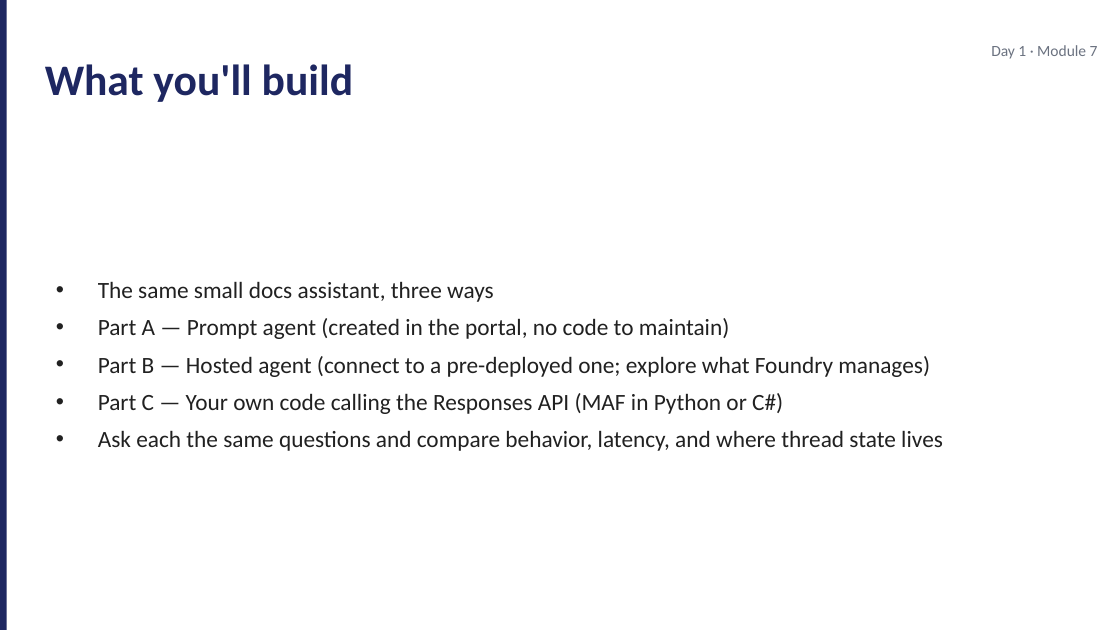
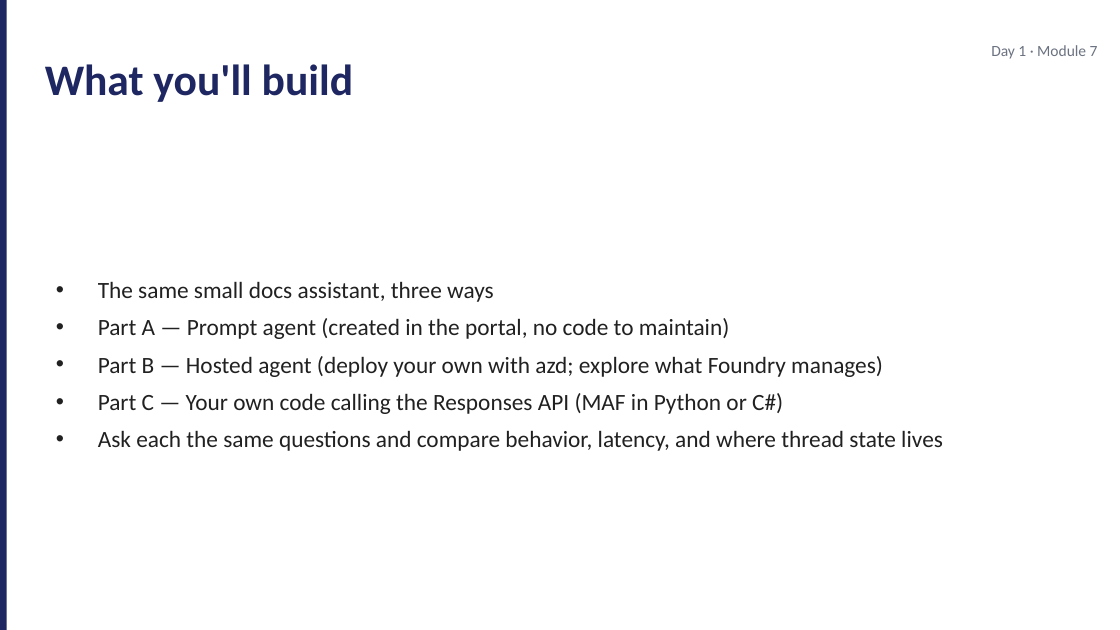
Before and after one commit to JimPiquant/Building-AI-Apps-and-Agents, a slide deck: slide 2 of decks/day1/module-7-lab-kickoff.pptx. Drawn at 1120x630 pixels with LibreOffice and Linux fonts; fonts in the diff are those of the drawing. Boxes give left, top, right and bottom in pixels: in the first picture for what was removed or moved away, otherwise in the second. Text is boxed around its words. In the diff, an @@ line names an element or a change of style, - is before the commit and + after.

```diff
--- a/decks/day1/module-7-lab-kickoff.pptx
+++ b/decks/day1/module-7-lab-kickoff.pptx
@@ text at (x1=98, y1=356, x2=883, y2=377): text changed @@
-• Part B — Hosted agent (connect to a pre-deployed one; explore what Foundry manages)
+• Part B — Hosted agent (deploy your own with azd; explore what Foundry manages)
```
Also in this commit, not shown: 2 other slides changed, 6 other files.
